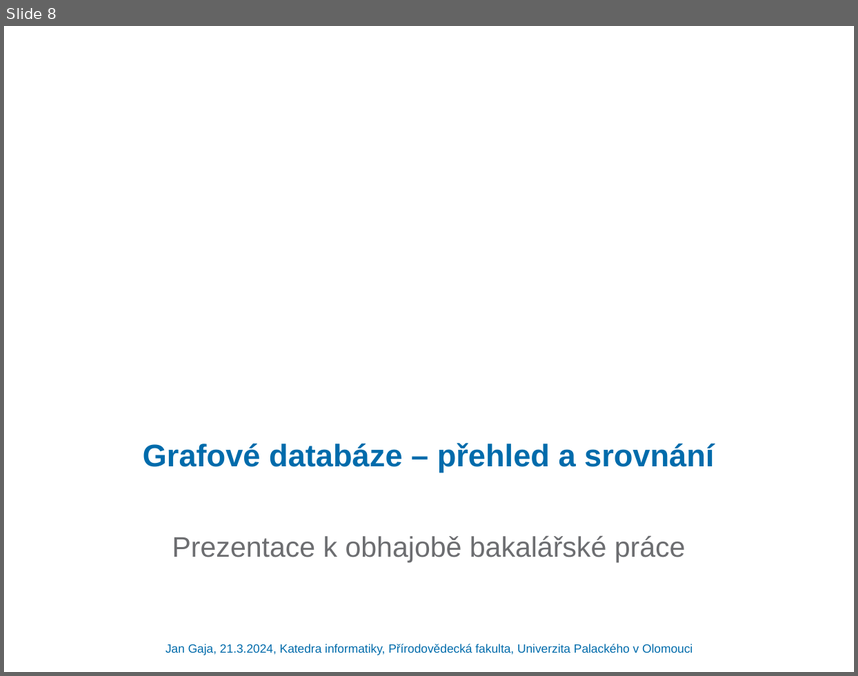
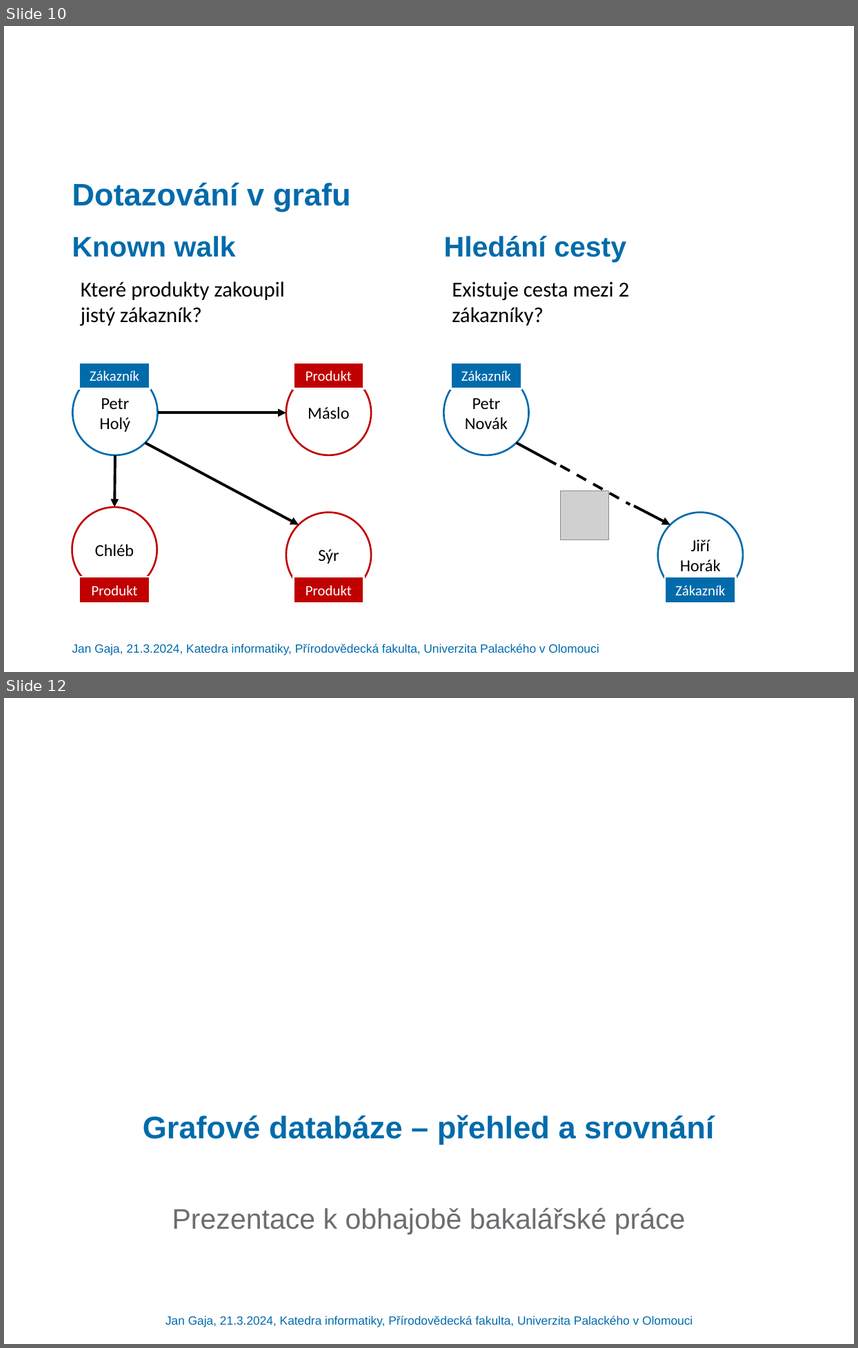
Before and after one commit to gajajan/graph_databases, a slide deck: Grafové databáze – přehled a srovnání.pptx. Shown one above the other, each under a label of ours: slide 8 before the commit, slides 10 and 12 after it; the slides between them are not shown. The pictures are 858x676 and 858x1348 pixels, drawn with LibreOffice and Linux fonts; fonts in the diff are those of the drawing; grey boxes stand for pictures; background and template pictures are left out. Boxes give left, top, right and bottom in pixels: in the first picture for what was removed or moved away, otherwise in the second. Text is boxed around its words. In the diff, an @@ line names an element or a change of style, - is before the commit and + after.

```diff
--- a/Grafové databáze – přehled a srovnání.pptx
+++ b/Grafové databáze – přehled a srovnání.pptx
@@ slide 10 added at box(4, 26, 854, 672), background picture (left out) @@
@@ title added at box(72, 183, 351, 212), 26 pt, text #006BAB, bold @@
+Dotazování v grafu
@@ text added at box(72, 236, 236, 257), 23.6 pt, text #006BAB, bold @@
+Known walk
@@ text added at box(444, 236, 626, 262), 23.6 pt, text #006BAB, bold @@
+Hledání cesty
@@ text added at box(81, 281, 285, 326), 17.8 pt, text #000000 @@
+Které produkty zakoupil jistý zákazník?
@@ text added at box(452, 281, 630, 325), 17.8 pt, text #000000 @@
+Existuje cesta mezi 2 zákazníky?
@@ ellipse added at box(72, 371, 157, 455), fill #FFFFFF, outline #006BAB 1.5 pt, 14 pt, text #000000 @@
+Petr
+Holý
@@ rectangle added at box(79, 363, 150, 389), fill #006BAB, outline #FFFFFF 1.5 pt, 12 pt, text #FFFFFF @@
+Zákazník
@@ ellipse added at box(286, 371, 371, 455), fill #FFFFFF, outline #C00000 1.5 pt, 14 pt, text #000000 @@
+Máslo
@@ rectangle added at box(293, 363, 364, 389), fill #C00000, outline #FFFFFF 1.5 pt, 12 pt, text #FFFFFF @@
+Produkt
@@ ellipse added at box(444, 371, 528, 455), fill #FFFFFF, outline #006BAB 1.5 pt, 14 pt, text #000000 @@
+Petr
+Novák
@@ rectangle added at box(452, 363, 522, 389), fill #006BAB, outline #FFFFFF 1.5 pt, 12 pt, text #FFFFFF @@
+Zákazník
@@ arrow added from (158, 413) to (286, 413), #000000 2.25 pt @@
@@ arrow added from (116, 455) to (114, 507), #000000 2.25 pt @@
@@ arrow added from (145, 443) to (299, 526), #000000 2.25 pt @@
@@ line added from (516, 443) to (556, 465), #000000 2.25 pt @@
@@ line added from (560, 466) to (631, 505), #000000 2.25 pt dashed @@
@@ picture added at box(560, 491, 608, 539) @@
@@ ellipse added at box(72, 507, 157, 592), fill #FFFFFF, outline #C00000 1.5 pt, 14 pt, text #000000 @@
+Chléb
@@ ellipse added at box(286, 512, 371, 597), fill #FFFFFF, outline #C00000 1.5 pt, 14 pt, text #000000 @@
+Sýr
@@ arrow added from (634, 506) to (671, 526), #000000 2.25 pt @@
@@ ellipse added at box(658, 512, 742, 597), fill #FFFFFF, outline #006BAB 1.5 pt, 14 pt, text #000000 @@
+Jiří
+Horák
@@ rectangle added at box(79, 577, 150, 603), fill #C00000, outline #FFFFFF 1.5 pt, 12 pt, text #FFFFFF @@
+Produkt
@@ rectangle added at box(293, 577, 364, 603), fill #C00000, outline #FFFFFF 1.5 pt, 12 pt, text #FFFFFF @@
+Produkt
@@ rectangle added at box(665, 577, 735, 603), fill #006BAB, outline #FFFFFF 1.5 pt, 12 pt, text #FFFFFF @@
+Zákazník
@@ text added at box(72, 644, 599, 655), 10 pt, text #006BAB @@
+Jan Gaja, 21.3.2024, Katedra informatiky, Přírodovědecká fakulta, Univerzita Palackého v Olomouci
@@ what was slide 8 is now slide 12 @@
```
Also in this commit, not shown: 5 slides changed, 3 other slides added, 15 other files.
